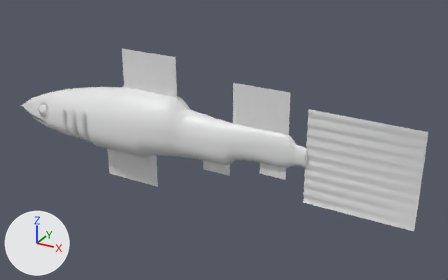
Before and after pictures for a commit that changed the glTF model public/models/fish2/smoothhound.glb.
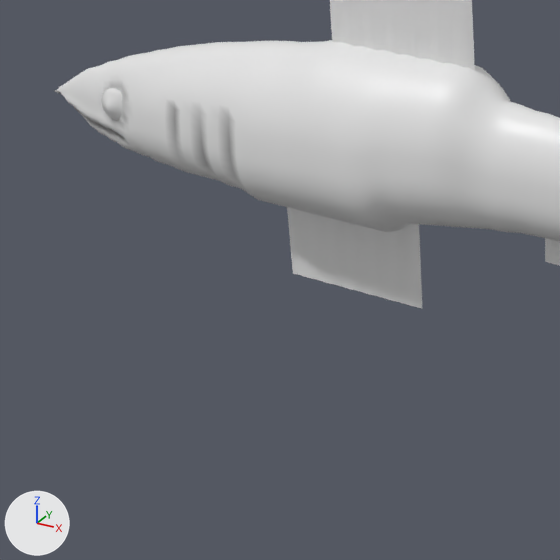
Each version appears first whole from a camera (50 mm lens) standing at (1.173, -1.058, 0.538) and looking at (0.574, 0.031, -0.006), and next in a close-up on the part from 0% to 47% of the width and 26% to 100% of the height. The lights are fixed; the arrows at lower left show +X, +Y and +Z. The last two pictures show the newer version.

The older version as bpy lines, for what is in view:
```python
me_fish_smoothhound = bpy.data.meshes.new('fish_smoothhound')
me_fish_smoothhound.from_pydata(...)  # 7004 vertices, 13590 faces; spans x -0.003..1.002, y -0.063..0.063, z -0.148..0.174
# faces by material slot: [8448, 3894, 1248]
me_fish_smoothhound.materials.append(mat_fish_body)
me_fish_smoothhound.materials.append(mat_fish_fin)
me_fish_smoothhound.materials.append(mat_fish_eye)
ob_fish_smoothhound = bpy.data.objects.new('fish_smoothhound', me_fish_smoothhound)
ob_fish_smoothhound.location = (0.0, 0.0, 0.0)
```
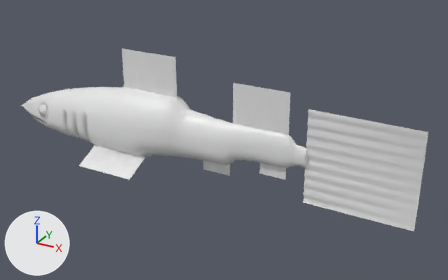
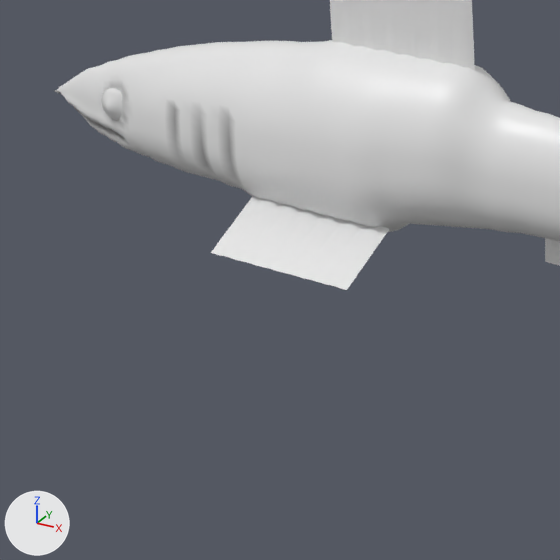
Diff of the bpy script that builds the scene:
```diff
--- a/public/models/fish2/smoothhound.glb.py
+++ b/public/models/fish2/smoothhound.glb.py
@@ me_fish_smoothhound @@
 # used by ob_fish_smoothhound; location = (0.0, 0.0, 0.0)
-me_fish_smoothhound.from_pydata(...)  # 7004 vertices, 13590 faces; spans x -0.003..1.002, y -0.063..0.063, z -0.148..0.174
+me_fish_smoothhound.from_pydata(...)  # 7109 vertices, 13750 faces; spans x -0.003..1.002, y -0.103..0.103, z -0.091..0.174
+# me_fish_smoothhound part 1: a new loose piece of 210 vertices spanning x 0.272..0.413, y -0.103..-0.04, z -0.083..-0.051, in mat_fish_fin
+# me_fish_smoothhound part 2: the loose piece of 315 vertices spanning x 0.272..0.413, y -0.002..0.002, z -0.148..-0.042 is deleted
+# other edits to the shape of me_fish_smoothhound do not show in these pictures
 me_fish_smoothhound.materials.append(mat_fish_body)
```

Boxes [x1, y1, x2, y2] around the edits, measured in the close-ups (560 x 560 px):
'fish_smoothhound', reshaped: before [53, 0, 560, 308]; after [53, 0, 560, 290]
part 1 of me_fish_smoothhound, added: after [211, 196, 390, 290]
part 2 of me_fish_smoothhound, deleted: before [287, 207, 422, 308]
